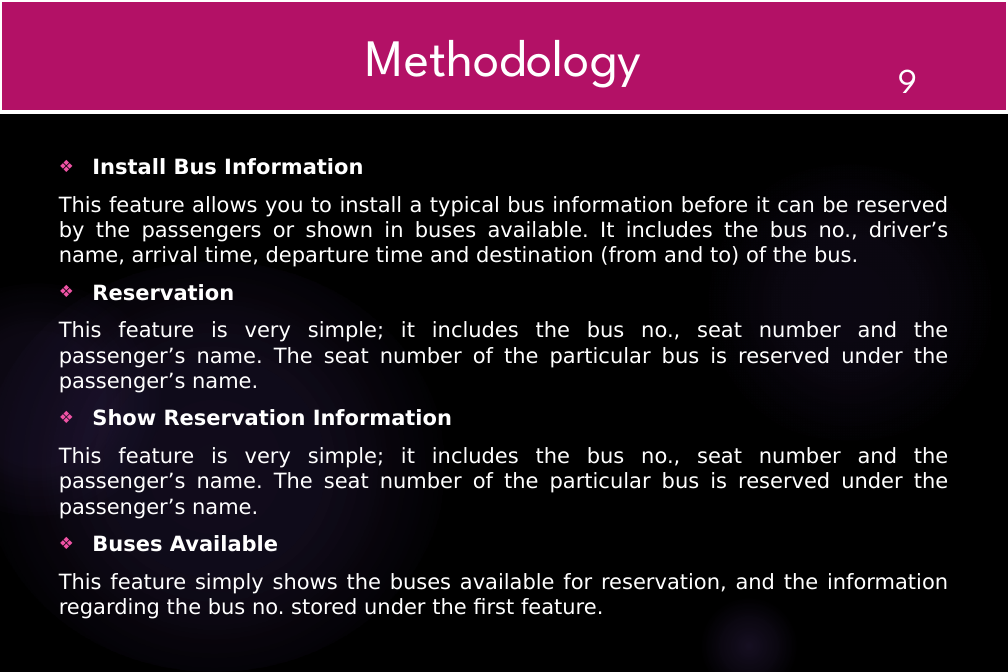
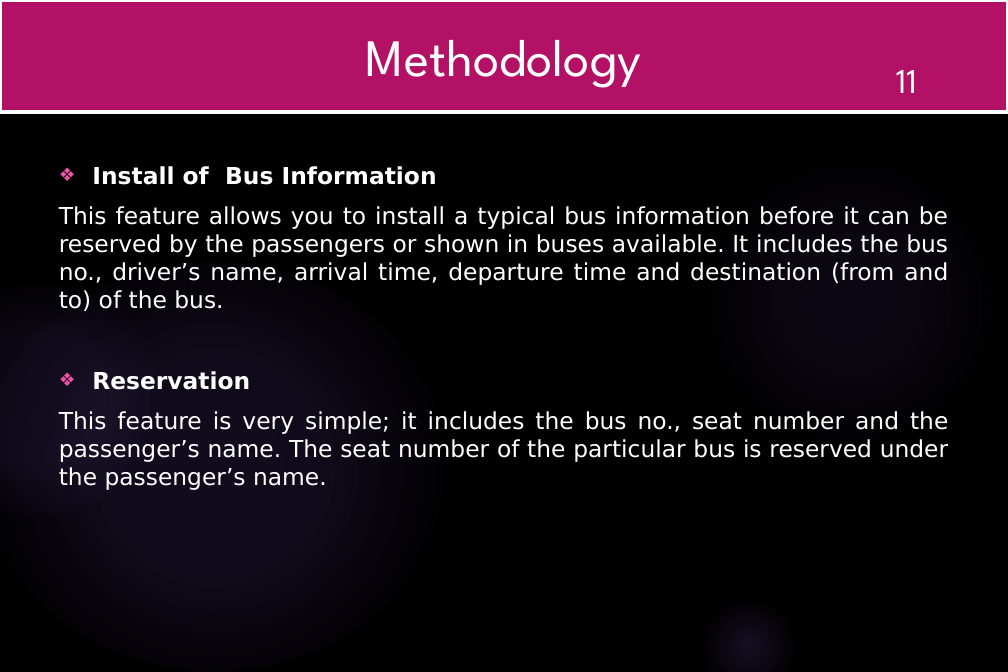
Before and after one commit to shankarkarande/Bus-Administration-System, a slide deck: slide 11 of DSA Mini Project PPT.pptx (slide 9 before the commit). Drawn at 1008x672 pixels with LibreOffice and Linux fonts; fonts in the diff are those of the drawing; background and template pictures are left out. Boxes give left, top, right and bottom in pixels: in the first picture for what was removed or moved away, otherwise in the second. Text is boxed around its words. In the diff, an @@ line names an element or a change of style, - is before the commit and + after.

```diff
--- a/DSA Mini Project PPT.pptx
+++ b/DSA Mini Project PPT.pptx
@@ page number at <box>896,70,917,93</box>: text changed @@
-9
+11
@@ text at <box>92,166,437,185</box>: text changed; size 18 to 20 pt @@
-❖ Install Bus Information
+❖ Install of Bus Information
@@ text at <box>59,206,948,490</box>: size 18 to 20 pt @@
@@ text at <box>59,409,948,594</box>: paragraphs removed @@
-❖ Show Reservation Information
-This feature is very simple; it includes the bus no., seat number and the passenger’s name. The seat number of the particular bus is reserved under the passenger’s name.
-❖ Buses Available
-This feature simply shows the buses available for reservation, and the information regarding the bus no. stored under the first feature.
```
Also in this commit, not shown: 6 other slides changed, 3 slides added.
